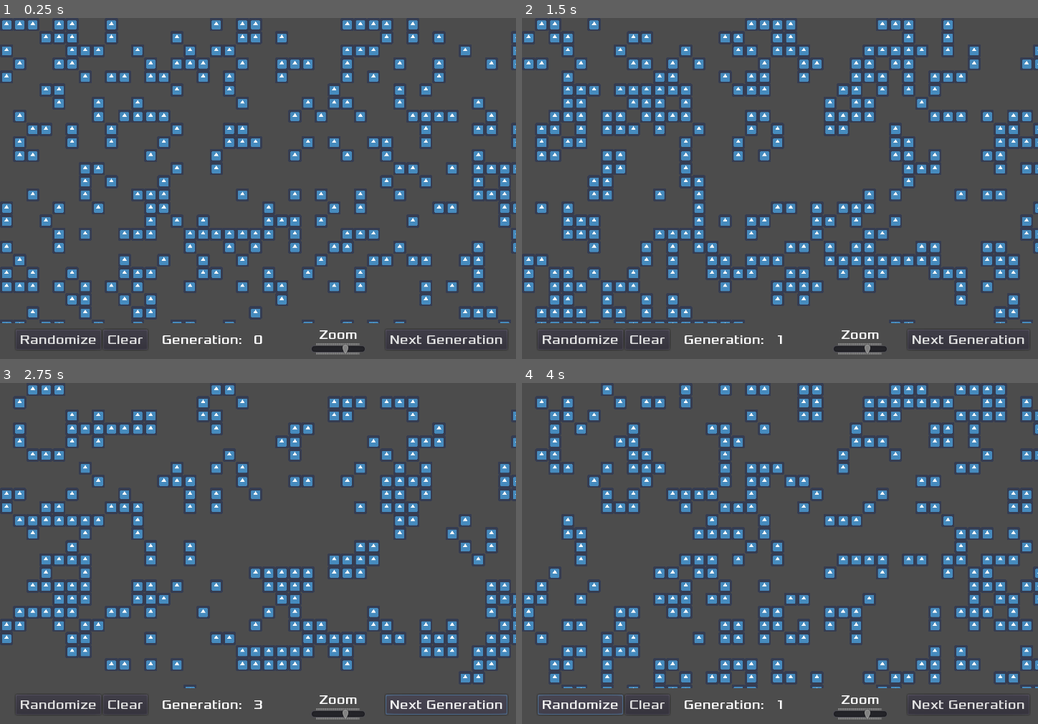
Above: before the commit, frames 1-4 (two rows, left to right).
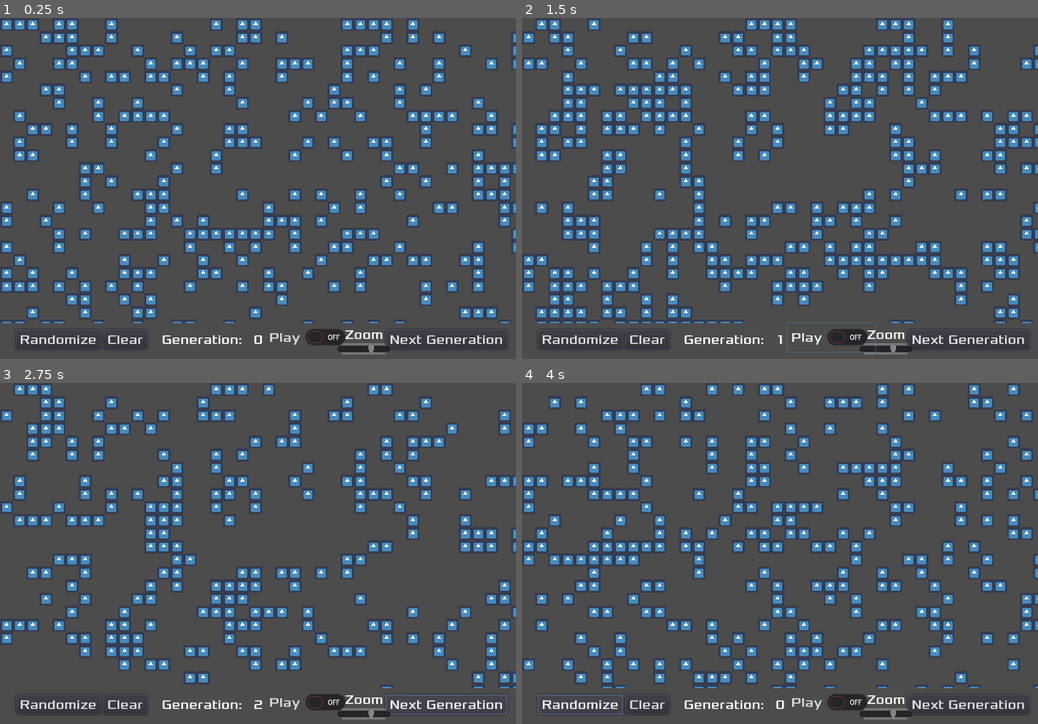
Above: after the commit, the same moments.

Repository: albertomsp/godot-game-of-life
Game: Godot game, scene res://src/Main.tscn
The game is run twice, just before and just after one commit, with the same random seed, the same clock (stepped at 60 frames per second) and the same inputs. The engine's default icon, where the game draws it, is replaced by a stand-in: a white triangle on a blue panel in a dark square.
Inputs (mouse positions are in pixels of both pictures, inside the frame that each line leads up to):
- Up to frame 1 (0.25 s): no input
- Up to frame 2 (1.5 s): click (831, 338) at 0.5 s, where only the run after the commit has a clickable "Play"; click (831, 338) at 1.25 s, where only the run after the commit has a clickable "Play"
- Up to frame 3 (2.75 s): click "Next Generation" at 2 s
- Up to frame 4 (4 s): click "Next Generation" at 2.75 s; click "Randomize" at 3.5 s

The runs differ from the first frame. In frame 1, 0.8% of the frame differs, in the area x 52-76%, y 91-99%; in frame 2, 0.9%; in frame 3, 12%; in frame 4, 19%, in the area x 0-100%, y 0-99%.

Commit message:
Added button for play or stop

Diff:
--- a/src/Board.gd
+++ b/src/Board.gd
@@ -42,6 +42,14 @@
 func zoom_value_changed(value):
 	$Camera2D.zoom.x = value
 	$Camera2D.zoom.y = value
+
+
+func handle_start_button():
+	$GenerationTimer.start()
+
+
+func handle_stop_button():
+	$GenerationTimer.stop()
 
 
 # Handles the creation or deletion of cells in the cell_matrix by clicking
--- a/src/HUD.gd
+++ b/src/HUD.gd
@@ -4,6 +4,9 @@
 signal randomize_matrix
 signal clear_matrix
 signal zoom_value_changed
+signal start
+signal stop
+
 
 func _ready():
 	emit_signal("zoom_value_changed", $ZoomLabel/ZoomSlider.value)
@@ -27,3 +30,10 @@
 
 func _on_HSlider_value_changed(value):
 	emit_signal("zoom_value_changed", value)
+
+
+func _on_CheckButton_toggled(button_pressed):
+	if button_pressed:
+		emit_signal("start")
+	else:
+		emit_signal("stop")
--- a/src/HUD.tscn
+++ b/src/HUD.tscn
@@ -96,9 +96,9 @@
 }
 
 [node name="ZoomLabel" type="Label" parent="."]
-anchor_left = 0.7
+anchor_left = 0.75
 anchor_top = 0.95
-anchor_right = 0.7
+anchor_right = 0.75
 anchor_bottom = 0.95
 margin_left = -59.0
 margin_top = -24.8
@@ -125,7 +125,22 @@
 __meta__ = {
 "_edit_use_anchors_": false
 }
+
+[node name="CheckButton" type="CheckButton" parent="."]
+anchor_left = 0.6
+anchor_top = 0.97
+anchor_right = 0.6
+anchor_bottom = 0.97
+margin_left = -61.7357
+margin_top = -40.0
+margin_right = 61.2643
+custom_fonts/font = SubResource( 1 )
+text = "Play"
+__meta__ = {
+"_edit_use_anchors_": false
+}
 [connection signal="pressed" from="NextGenButton" to="." method="_on_NextGenButton_pressed"]
 [connection signal="pressed" from="PopulateRandom" to="." method="_on_PopulateRandom_pressed"]
 [connection signal="pressed" from="ClearButton" to="." method="_on_ClearButton_pressed"]
 [connection signal="value_changed" from="ZoomLabel/ZoomSlider" to="." method="_on_HSlider_value_changed"]
+[connection signal="toggled" from="CheckButton" to="." method="_on_CheckButton_toggled"]
--- a/src/Main.tscn
+++ b/src/Main.tscn
@@ -37,9 +37,11 @@
 offset_v = 1.0
 
 [node name="GenerationTimer" type="Timer" parent="Board"]
-autostart = true
+wait_time = 0.5
 [connection signal="clear_matrix" from="Board/HUD" to="Board" method="clear_matrix"]
 [connection signal="next_generation" from="Board/HUD" to="Board" method="update_next_generation"]
 [connection signal="randomize_matrix" from="Board/HUD" to="Board" method="randomize_matrix"]
+[connection signal="start" from="Board/HUD" to="Board" method="handle_start_button"]
+[connection signal="stop" from="Board/HUD" to="Board" method="handle_stop_button"]
 [connection signal="zoom_value_changed" from="Board/HUD" to="Board" method="zoom_value_changed"]
 [connection signal="timeout" from="Board/GenerationTimer" to="Board" method="_on_GenerationTimer_timeout"]
